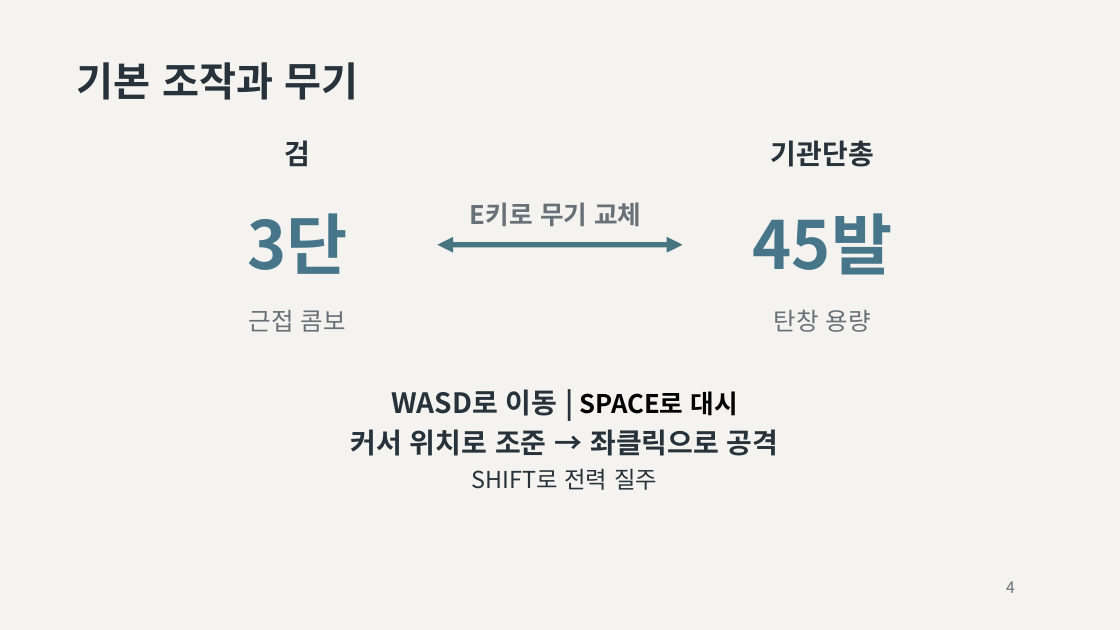
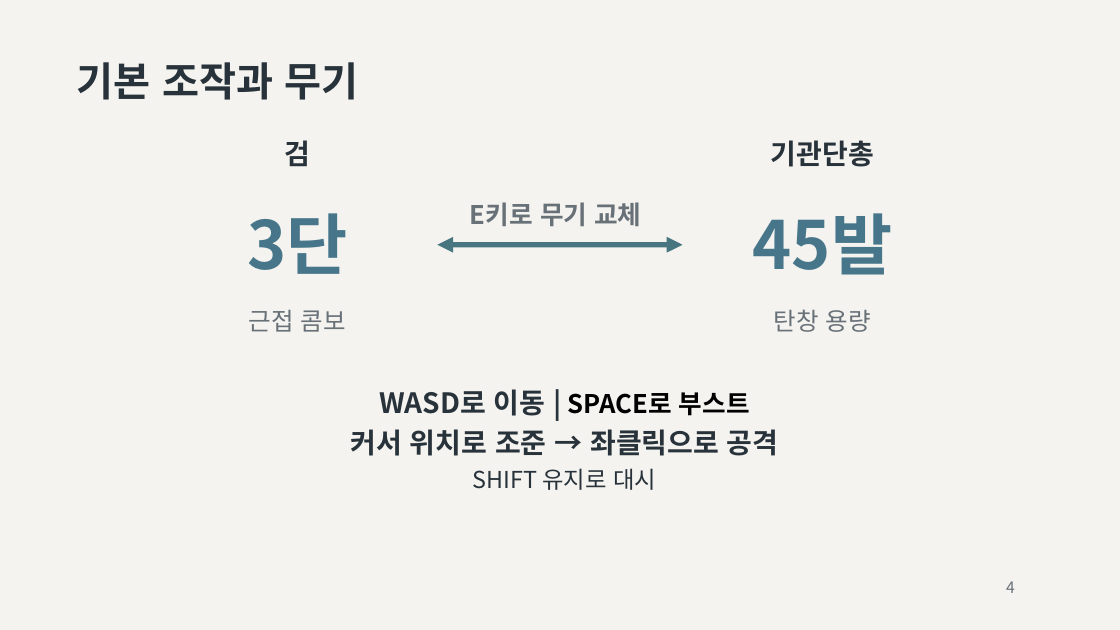
Before and after one commit to rachimel/FerrialDrive, a slide deck: slide 4 of docs/presentation/발표자료.pptx. Drawn at 1120x630 pixels with LibreOffice and Linux fonts; fonts in the diff are those of the drawing. Boxes give left, top, right and bottom in pixels: in the first picture for what was removed or moved away, otherwise in the second. Text is boxed around its words. In the diff, an @@ line names an element or a change of style, - is before the commit and + after.

```diff
--- a/docs/presentation/발표자료.pptx
+++ b/docs/presentation/발표자료.pptx
@@ text at [379,389,750,416]: text changed; size 24 to 22 pt; text colour #28323A to #000000 @@
-WASD로 이동 | SPACE로 대시
+WASD로 이동 | SPACE로 부스트
@@ text at [472,468,656,490]: text changed @@
-SHIFT로 전력 질주
+SHIFT 유지로 대시
```
Also in this commit, not shown: 1 other slide changed, 41 other files.
